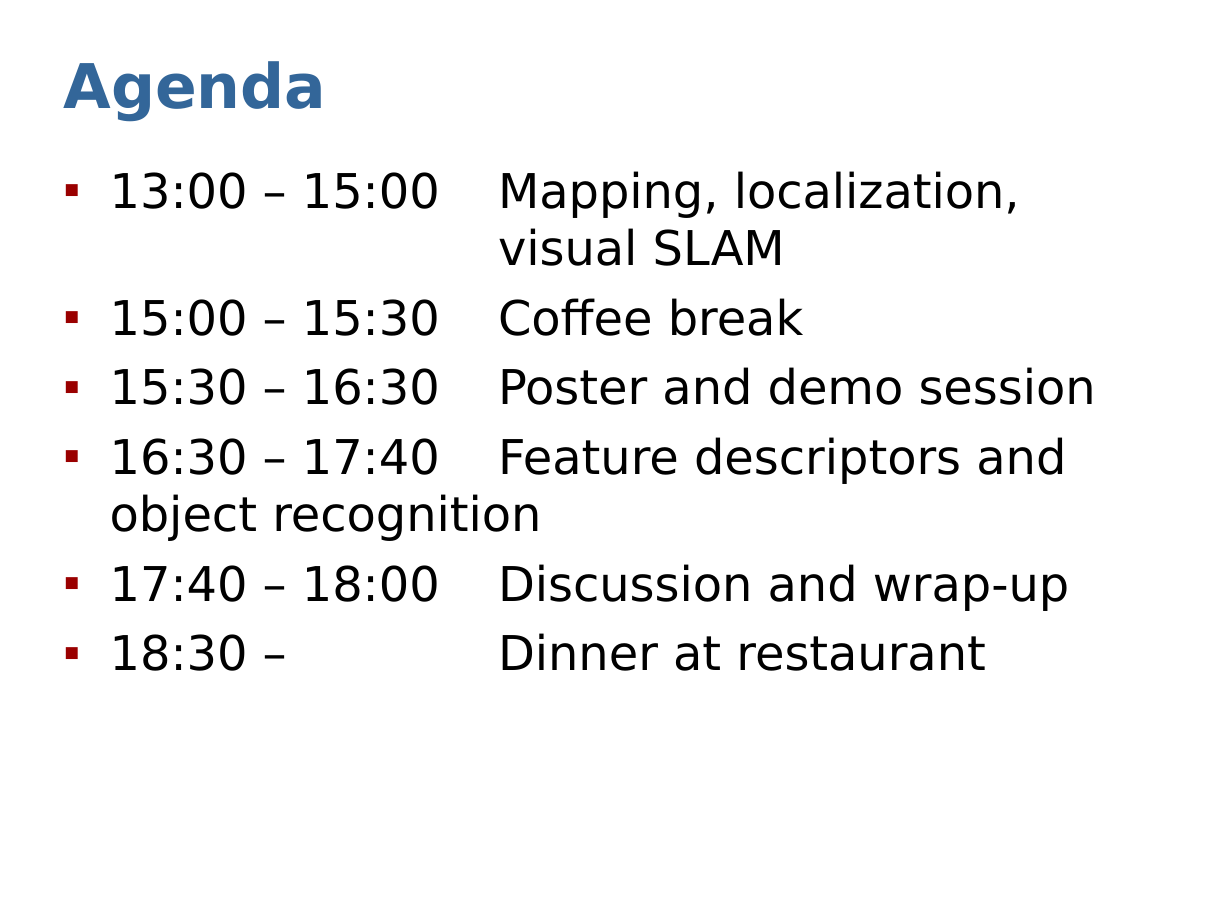
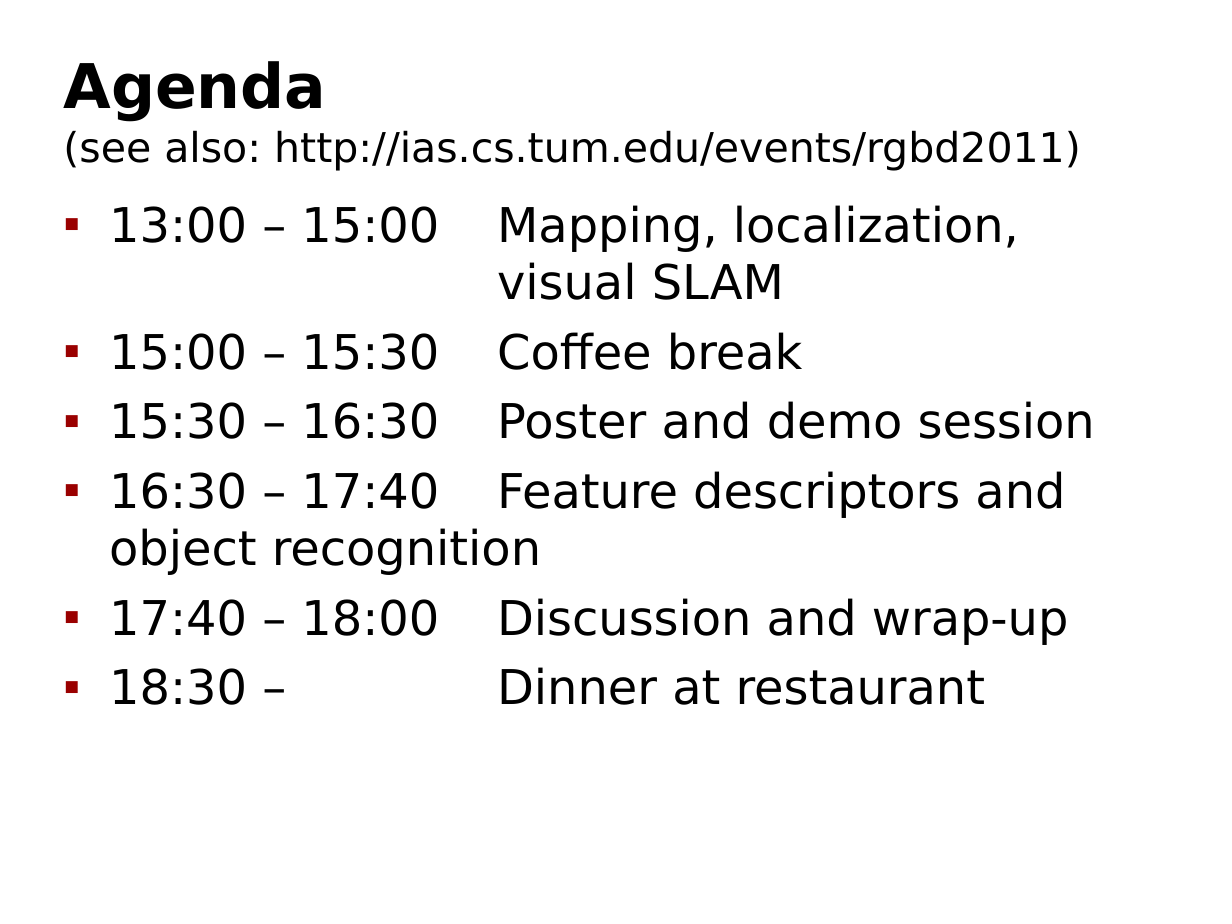
Before and after one commit to dejanpan/rgbd2011, a slide deck: slide 7 of presentations/sturm11rgbd-intro.ppt. Drawn at 1232x924 pixels with LibreOffice and Linux fonts; fonts in the diff are those of the drawing. Boxes give left, top, right and bottom in pixels: in the first picture for what was removed or moved away, otherwise in the second. Text is boxed around its words. In the diff, an @@ line names an element or a change of style, - is before the commit and + after.

```diff
--- a/presentations/sturm11rgbd-intro.ppt
+++ b/presentations/sturm11rgbd-intro.ppt
@@ title removed at (x1=63, y1=61, x2=326, y2=122) @@
-Agenda
@@ title added at (x1=63, y1=61, x2=1081, y2=171), 24 pt, text #000000 @@
+Agenda
+(see also: http://ias.cs.tum.edu/events/rgbd2011)
@@ text "13:00 – 15:00 Mapping, localization, ..." moved from (x1=110, y1=171, x2=1096, y2=671) to (x1=109, y1=205, x2=1095, y2=705) @@
@@ text "13:00 – 15:00 Mapping, localization, ..." at (x1=109, y1=205, x2=1095, y2=705): indent changed @@
```
Also in this commit, not shown: 4 other slides changed.
